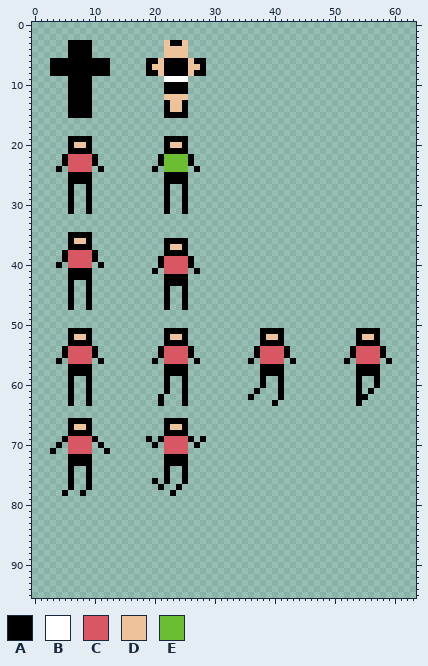
One commit to this sprite sheet: ui/public/assets/spritesheet.png. Above: the version before the commit.
The file is 64x96 pixels.
Palette (. is transparent): A #000000  B #ffffff  C #d95763  D #eec39a  E #6abe30
Pixels before (only the part around the change), first column x 0:
76 ......A..A..........A.A..A......................................
77 ......A..A...........A..A.......................................
78 .....A..A..............A........................................
79 ................................................................
80 ................................................................
81 ................................................................
82 ................................................................
83 ................................................................
84 ................................................................
85 ................................................................
86 ................................................................
87 ................................................................
88 ................................................................
89 ................................................................
90 ................................................................
91 ................................................................
92 ................................................................
93 ................................................................
94 ................................................................
95 ................................................................
And afterwards:
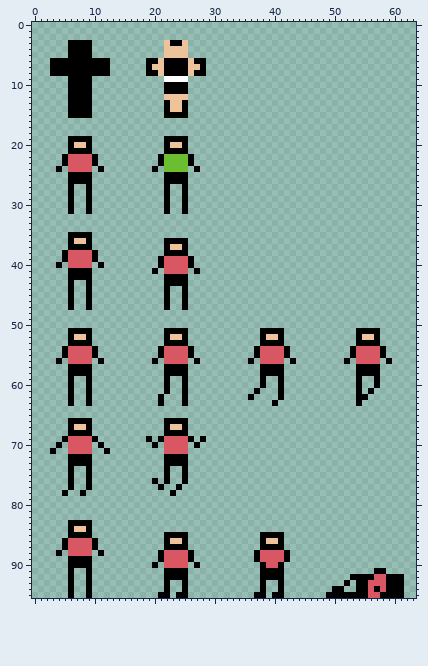
Log entry: feat(player-dead): fixes player dead animation
The edit:
Changed rows in their new state; - is an unchanged pixel.
first column x 4:
83 --AAAA----------------------------------------------------
84 --ADDA----------------------------------------------------
85 --AAAA------------AAAA------------AAAA--------------------
86 -ACCCCA-----------ADDA------------ADDA--------------------
87 -ACCCCA-----------AAAA------------AAAA--------------------
88 A-CCCC-A---------ACCCCA----------ACCCCA-------------------
89 --AAAA-----------ACCCCA----------ACCCCA-------------------
90 --AAAA----------A-CCCC-A----------ACCA--------------------
91 --A--A------------AAAA------------AAAA---------------AA---
92 --A--A------------AAAA------------AAAA-----------AAAACCAAA
93 --A--A------------A--A------------A--A----------A-AACCCAAA
94 --A--A------------A--A------------A--A--------AA--AACACAAA
95 --A--A-----------AA-AA-----------AA-AA-------AAAAAAACCAAAA
Changed places in both pictures, as pixel boxes (x1, y1, x2, y2):
added: (56, 520, 104, 598)
added: (152, 532, 200, 598)
added: (254, 532, 290, 598)
added: (326, 568, 404, 598)
